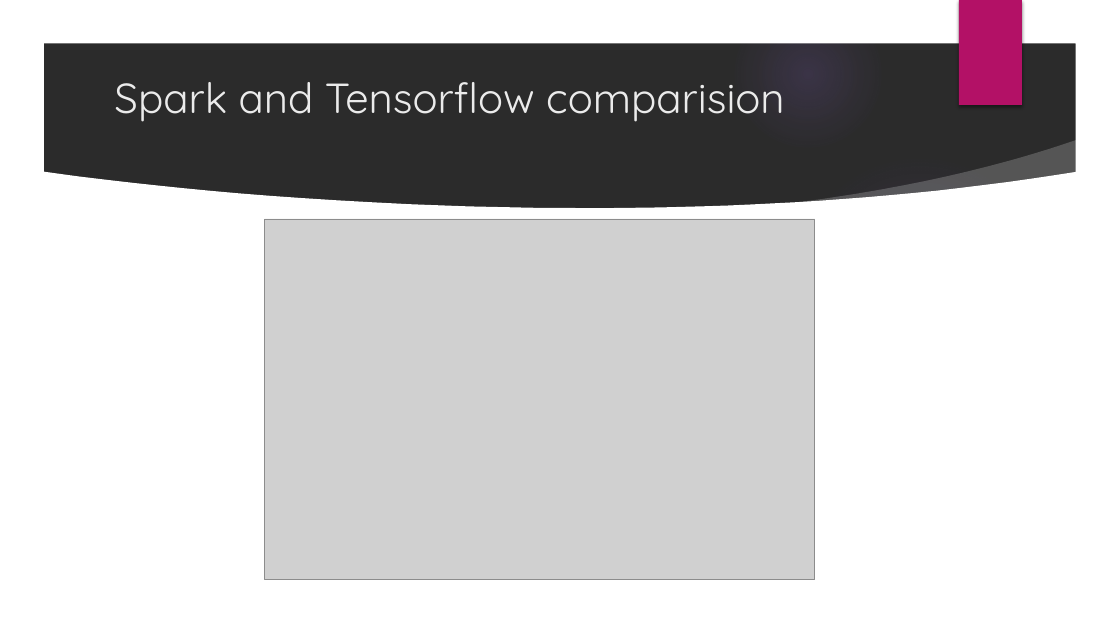
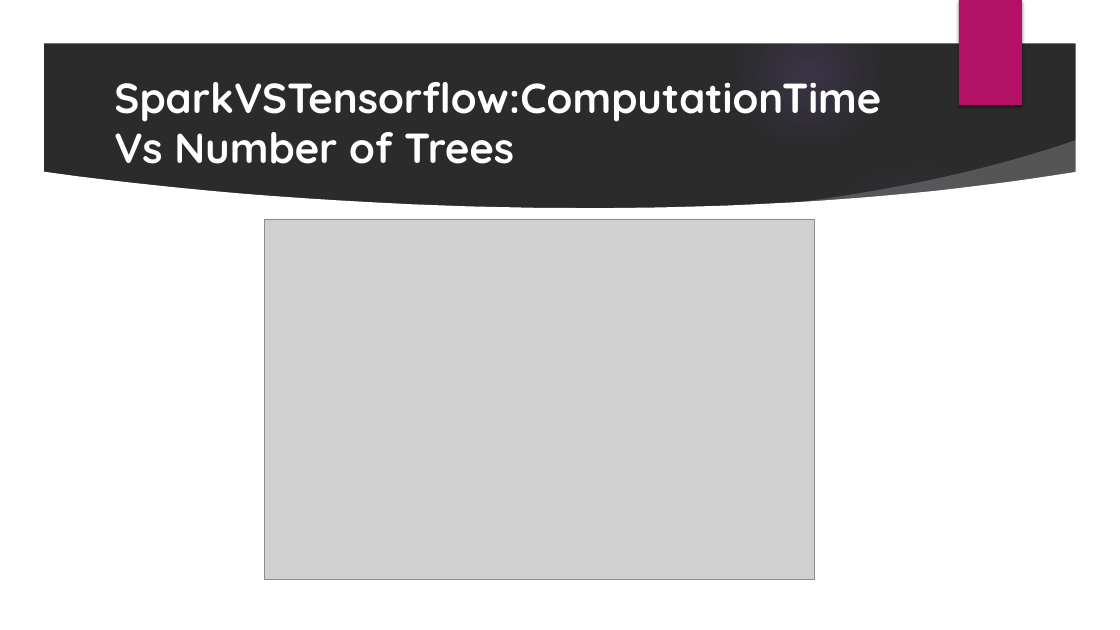
Before and after one commit to DSC-SPIDAL/E599-high-performance-big-data, a slide deck: slide 14 of spring-2019/3/report/skandag_sumish_DRM_PPT.pptx. Drawn at 1120x630 pixels with LibreOffice and Linux fonts; fonts in the diff are those of the drawing; grey boxes stand for pictures; background and template pictures are left out; a plain dark background stands for a picture behind light text. Boxes give left, top, right and bottom in pixels: in the first picture for what was removed or moved away, otherwise in the second. Text is boxed around its words. In the diff, an @@ line names an element or a change of style, - is before the commit and + after.

```diff
--- a/spring-2019/3/report/skandag_sumish_DRM_PPT.pptx
+++ b/spring-2019/3/report/skandag_sumish_DRM_PPT.pptx
@@ title at [114,82,881,164]: text changed; text colour #EBEBEB to #FFFFFF; bold on @@
-Spark and Tensorflow comparision
+SparkVSTensorflow:ComputationTime Vs Number of Trees
```
Also in this commit, not shown: 5 other slides changed, 2 other files.
